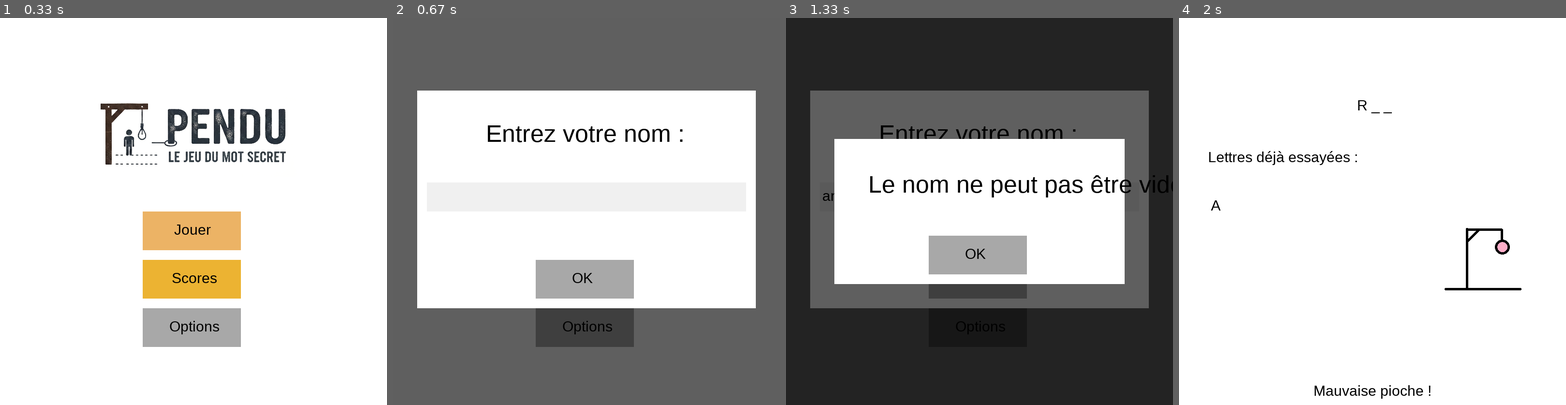
Above: before the commit, frames 1-4 (left to right).
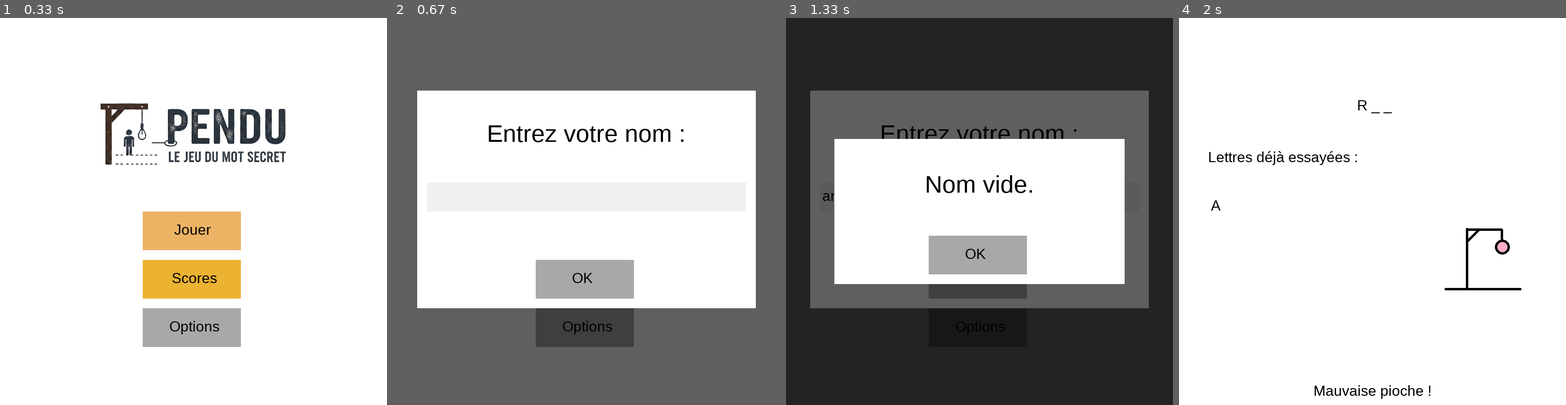
Above: after the commit, the same moments.

Repository: nicolas-riera/pendu
Game: pygame game, started from main.py
Two runs of this game, one before a commit and one after it. Both use one fixed random seed, a clock stepped at 60 frames per second and the inputs below.
Inputs (mouse positions are in pixels of both pictures, inside the frame that each line leads up to):
- Up to frame 1 (0.33 s): no input
- Up to frame 2 (0.67 s): click (586, 211) at 0.38 s
- Up to frame 3 (1.33 s): click (1018, 296) at 0.72 s; type "ann" at 1 s
- Up to frame 4 (2 s): tap Enter at 1.33, 1.63 s; type "a" at 1.5 s

Frame 1 is identical in both runs. In frame 2, 0.6% of the frame differs, in the area x 24-76%, y 27-33%; in frame 3, 1.6%, in the area x 21-100%, y 27-47%; in frame 4, nothing differs.

Commit message:
fix: fixed text position on popup

Diff:
--- a/src/menu.py
+++ b/src/menu.py
@@ -92,7 +92,7 @@
             notice_username_input_popup = username_input_popup(screen, my_fonts, mouseclicked, usr_word)
 
             if notice_username_input_empty_popup:
-                notice_username_input_empty_popup = ok_popup(screen, my_fonts, mouseclicked, "Le nom ne peut pas être vide.", (170, 315))
+                notice_username_input_empty_popup = ok_popup(screen, my_fonts, mouseclicked, "Nom vide.", (287, 315))
 
             if not notice_username_input_popup:
                 if usr_word != "":
--- a/src/popup.py
+++ b/src/popup.py
@@ -121,7 +121,7 @@
 
     pygame.draw.rect(screen, (255, 255, 255), (100, 250, 600, 300))
     text_display = my_fonts[1].render("Entrez votre nom :", True, (0, 0, 0))
-    screen.blit(text_display, (192, 210))
+    screen.blit(text_display, (194, 210))
 
     pygame.draw.rect(screen, (240, 240, 240), (70, 340, 660, 60))
     usr_word_display = my_fonts[0].render(usr_word, True, (0, 0, 0))
